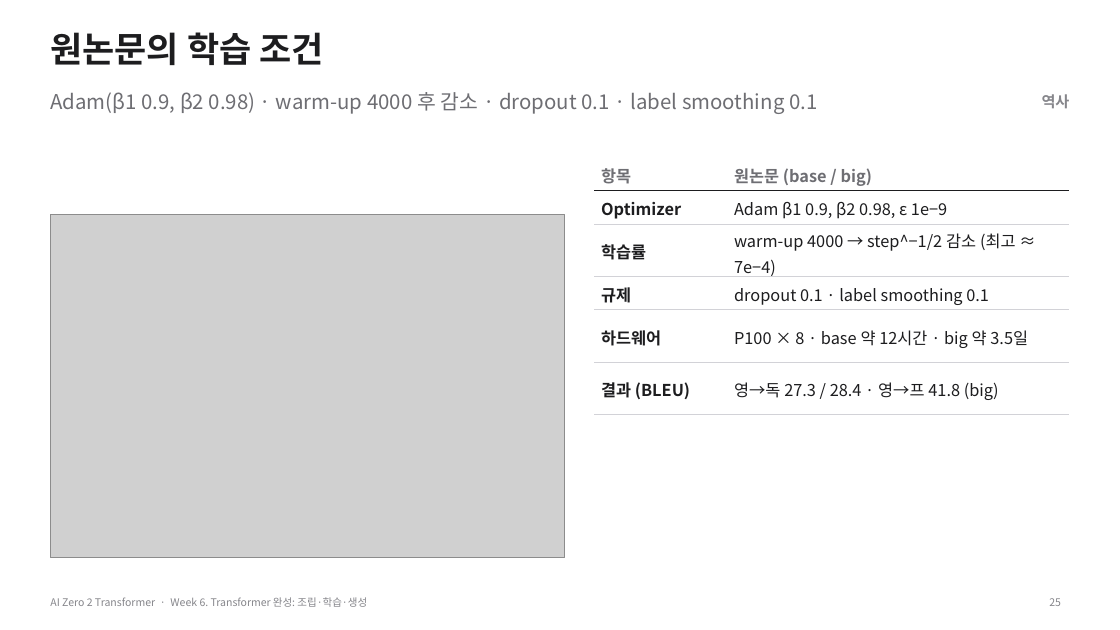
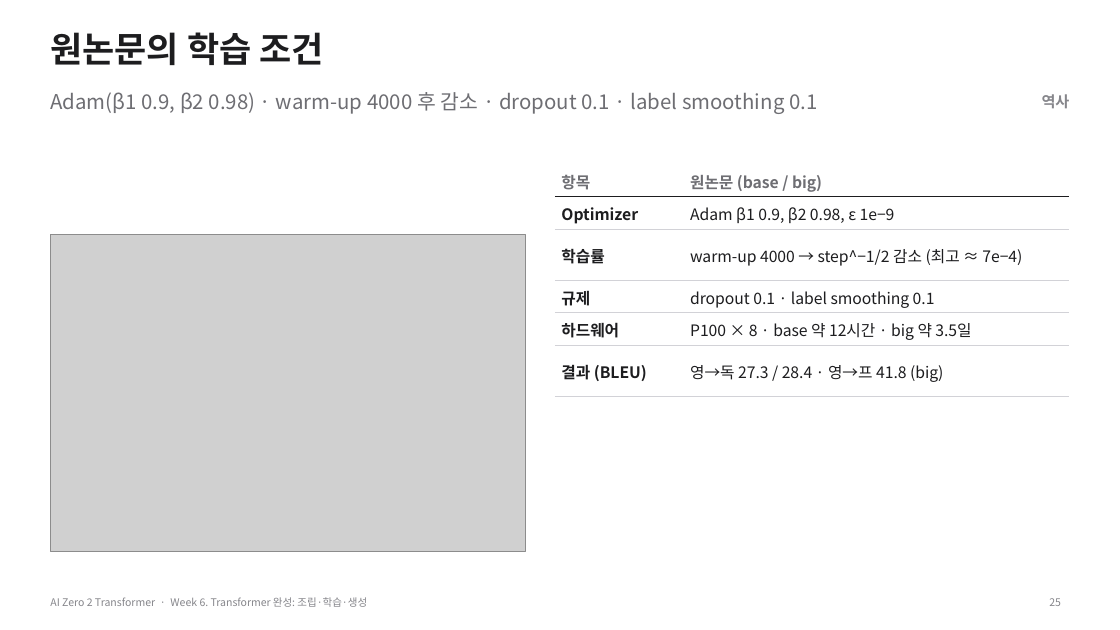
Before and after one commit to myunhh/AI-Zero-2-Transformers, a slide deck: slide 25 of lectures/week06_transformer_complete.pptx. Drawn at 1120x630 pixels with LibreOffice and Linux fonts; fonts in the diff are those of the drawing; grey boxes stand for pictures. Boxes give left, top, right and bottom in pixels: in the first picture for what was removed or moved away, otherwise in the second. Text is boxed around its words. In the diff, an @@ line names an element or a change of style, - is before the commit and + after.

```diff
--- a/lectures/week06_transformer_complete.pptx
+++ b/lectures/week06_transformer_complete.pptx
@@ table at [555, 165, 1069, 397] @@
@@ size 14 to 13.5 pt @@
@@ table: place and size @@
-table at [595, 158, 1070, 415]
+table at [555, 165, 1069, 397]
@@ picture: place and size @@
-picture at [50, 214, 565, 558]
+picture at [50, 234, 525, 551]
```
Also in this commit, not shown: 9 other slides changed, 12 other files.
